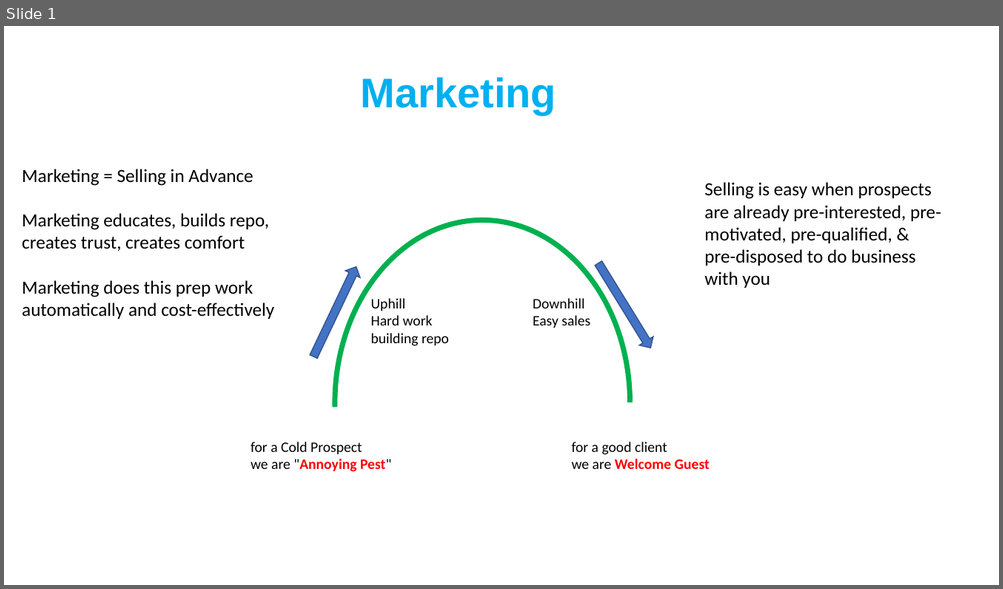
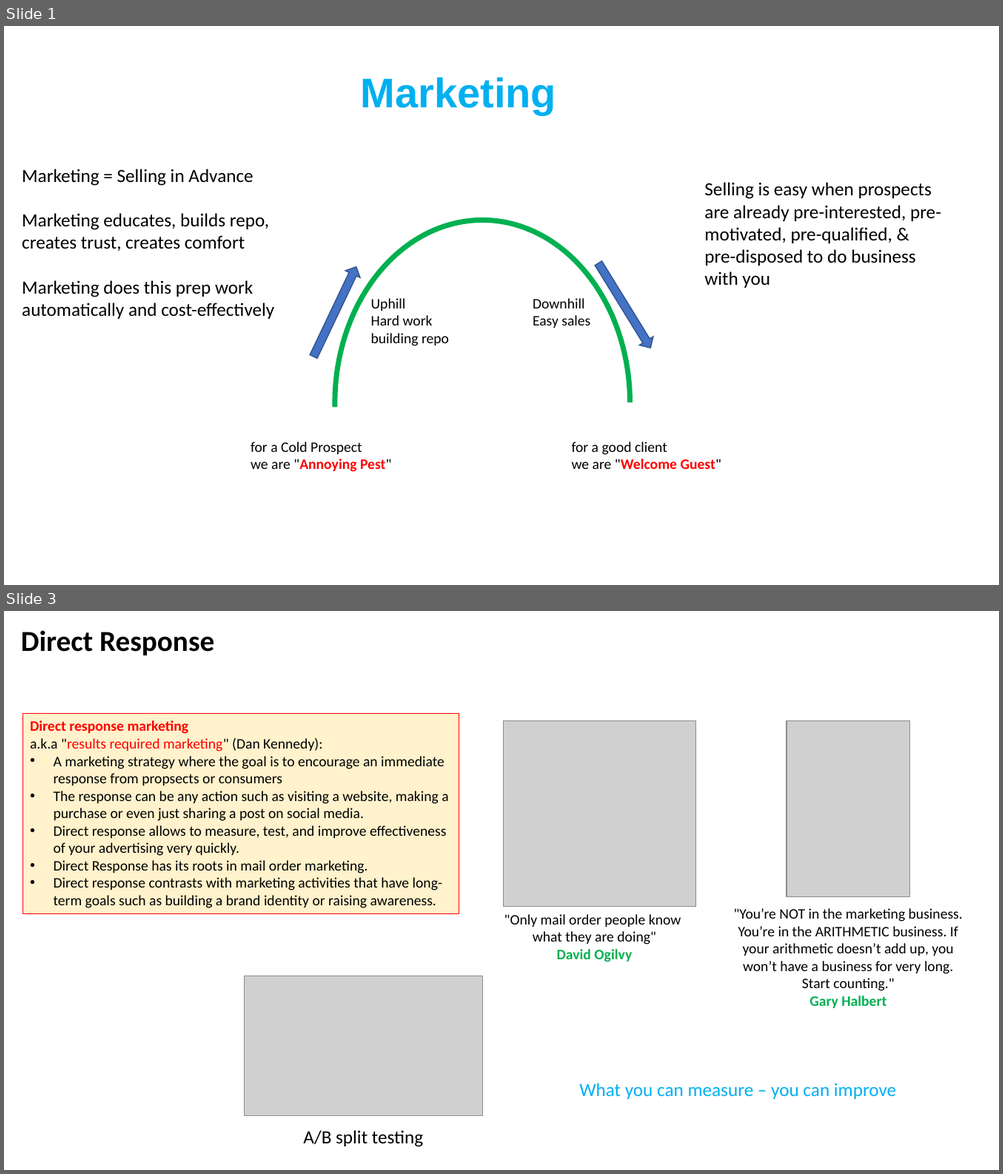
Before and after one commit to lselector/marketing, a slide deck: Marketing.pptx. Shown one above the other, each under a label of ours: slide 1 before the commit, slides 1 and 3 after it; the slides between them are not shown. The pictures are 1003x589 and 1003x1174 pixels, drawn with LibreOffice and Linux fonts; fonts in the diff are those of the drawing; grey boxes stand for pictures. Boxes give left, top, right and bottom in pixels: in the first picture for what was removed or moved away, otherwise in the second. Text is boxed around its words. In the diff, an @@ line names an element or a change of style, - is before the commit and + after.

```diff
--- a/Marketing.pptx
+++ b/Marketing.pptx
@@ slide 3 added at <box>4,611,999,1170</box>, background #FFFFFF @@
@@ text added at <box>21,630,214,655</box>, 28 pt, text #000000, bold @@
+Direct Response
@@ rectangle added at <box>22,713,458,914</box>, fill #FFF2CC, outline #FF0000 0.75 pt, 14 pt, text #000000 @@
+Direct response marketing
+a.k.a "results required marketing" (Dan Kennedy):
+• A marketing strategy where the goal is to encourage an immediate response from propsects or consumers
+• The response can be any action such as visiting a website, making a purchase or even just sharing a post on social media.
+• Direct response allows to measure, test, and improve effectiveness of your advertising very quickly.
+• Direct Response has its roots in mail order marketing.
+• Direct response contrasts with marketing activities that have long-term goals such as building a brand identity or raising awareness.
@@ picture added at <box>504,721,696,907</box> @@
@@ picture added at <box>787,721,910,897</box> @@
@@ text added at <box>504,914,681,963</box>, 14 pt, text #000000 @@
+"Only mail order people know
+what they are doing"
+David Ogilvy
@@ text added at <box>734,908,962,1008</box>, 14 pt, text #000000 @@
+"You’re NOT in the marketing business. You’re in the ARITHMETIC business. If your arithmetic doesn’t add up, you won’t have a business for very long. Start counting."
+Gary Halbert
@@ picture added at <box>244,976,482,1116</box> @@
@@ text added at <box>579,1083,896,1099</box>, 18 pt, text #00B0F0 @@
+What you can measure – you can improve
@@ text added at <box>303,1130,423,1147</box>, 18 pt, text #000000 @@
+A/B split testing
@@ slide 1 changed as well @@
@@ text at <box>572,459,721,469</box>: text changed @@
-we are Welcome Guest
+we are "Welcome Guest"
```
Also in this commit, not shown: 1 other slide changed, 5 other slides added.
